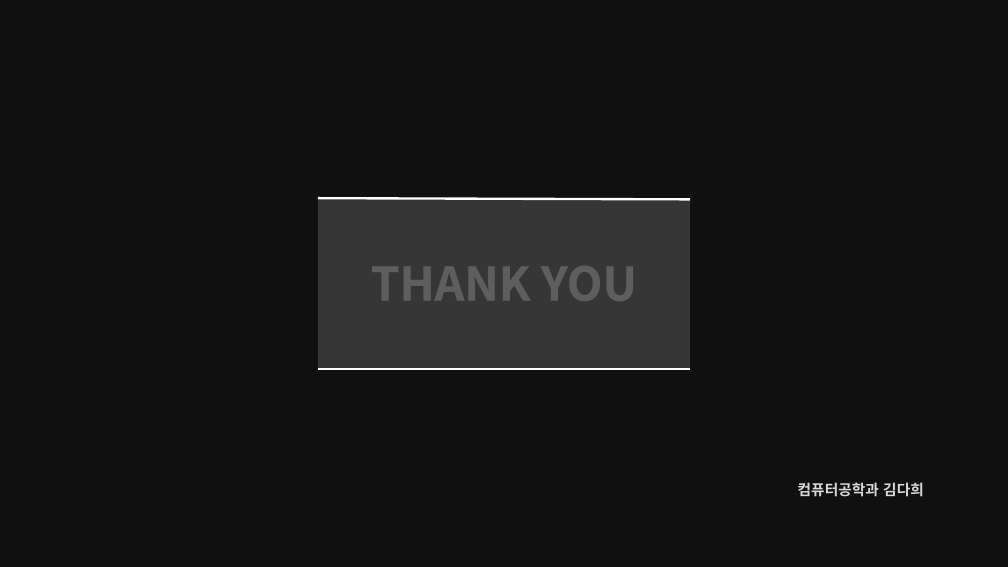
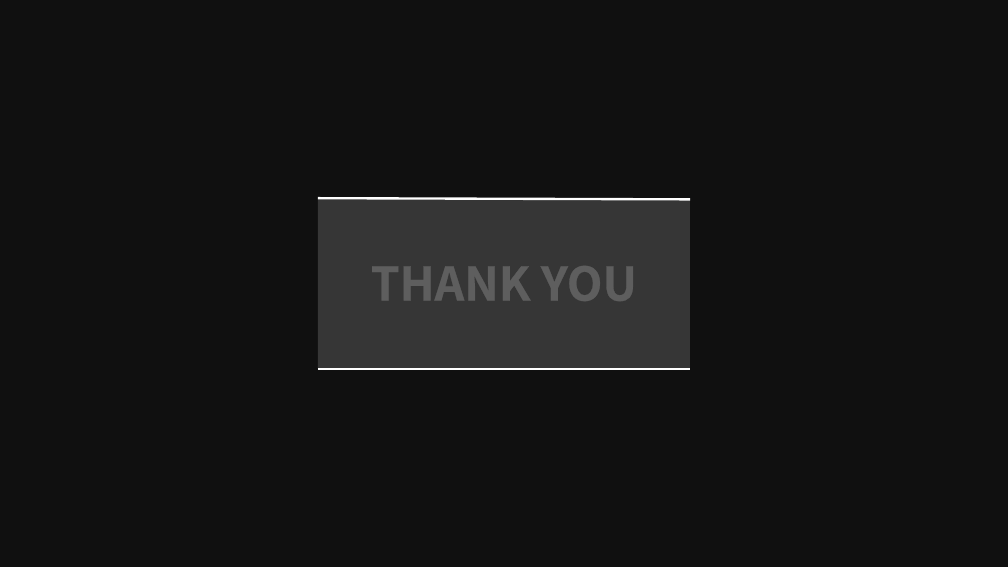
Before and after one commit to GyuhoLee/MPP, a slide deck: slide 23 of doc/모바일프로그래밍 발표.pptx (slide 21 before the commit). Drawn at 1008x567 pixels with LibreOffice and Linux fonts; fonts in the diff are those of the drawing; background and template pictures are left out; a plain dark background stands for a picture behind light text. Boxes give left, top, right and bottom in pixels: in the first picture for what was removed or moved away, otherwise in the second. Text is boxed around its words. In the diff, an @@ line names an element or a change of style, - is before the commit and + after.

```diff
--- a/doc/모바일프로그래밍 발표.pptx
+++ b/doc/모바일프로그래밍 발표.pptx
@@ text removed at (x1=798, y1=482, x2=924, y2=497) @@
-컴퓨터공학과 김다희
```
Also in this commit, not shown: 2 other slides changed, 9 slides added, 7 slides removed.
